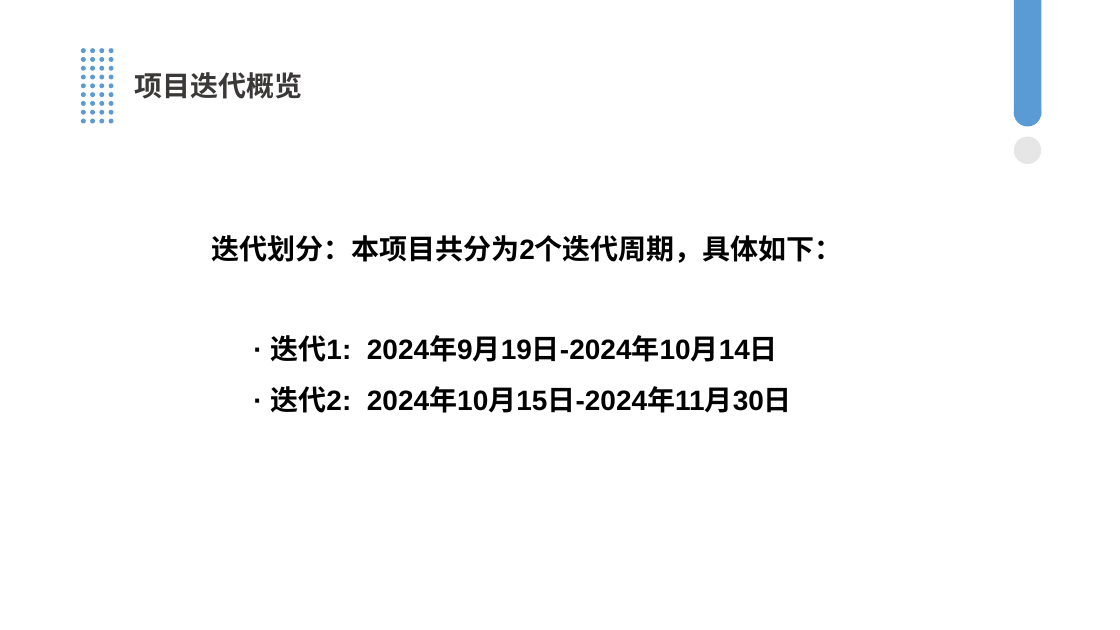
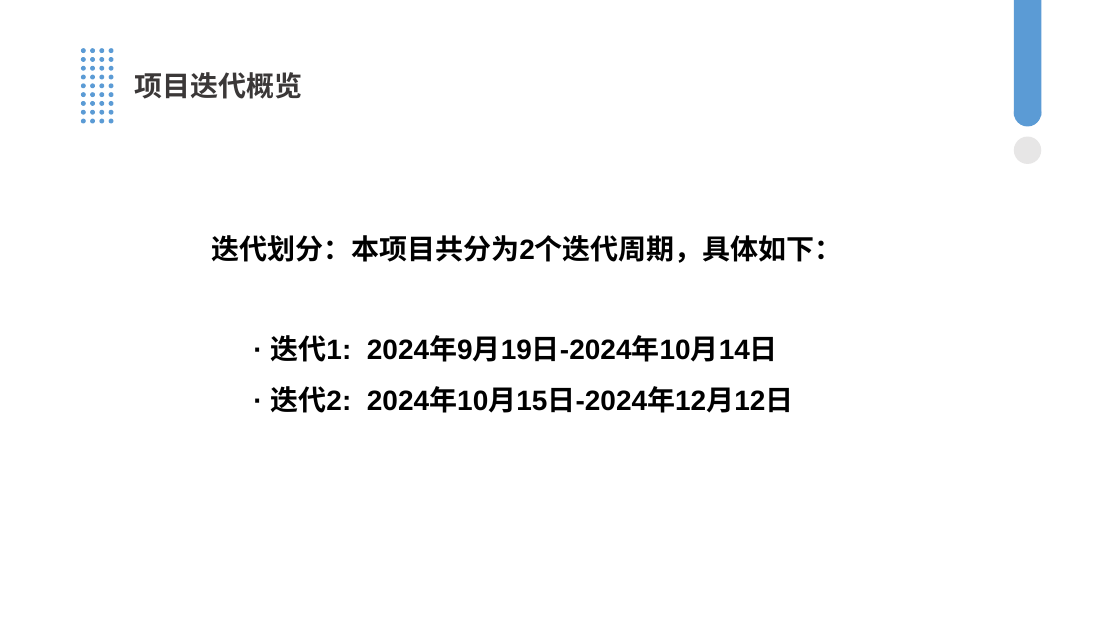
Before and after one commit to Starmoon30/Random-Shop, a slide deck: slide 4 of 其他/第五次阶段性评审PPT.pptx. Drawn at 1120x630 pixels with LibreOffice and Linux fonts; fonts in the diff are those of the drawing. Boxes give left, top, right and bottom in pixels: in the first picture for what was removed or moved away, otherwise in the second. Text is boxed around its words. In the diff, an @@ line names an element or a change of style, - is before the commit and + after.

```diff
--- a/其他/第五次阶段性评审PPT.pptx
+++ b/其他/第五次阶段性评审PPT.pptx
@@ text at <box>270,386,794,413</box>: text changed @@
-· 迭代2: 2024年10月15日-2024年11月30日
+· 迭代2: 2024年10月15日-2024年12月12日
```
Also in this commit, not shown: 2 other slides changed, 2 other files.
